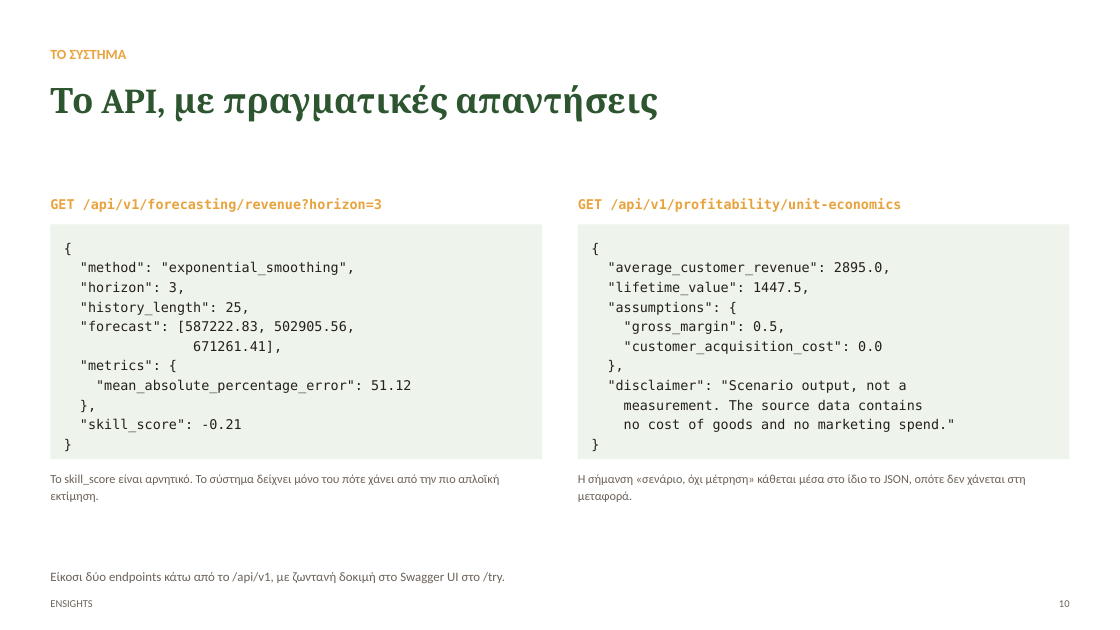
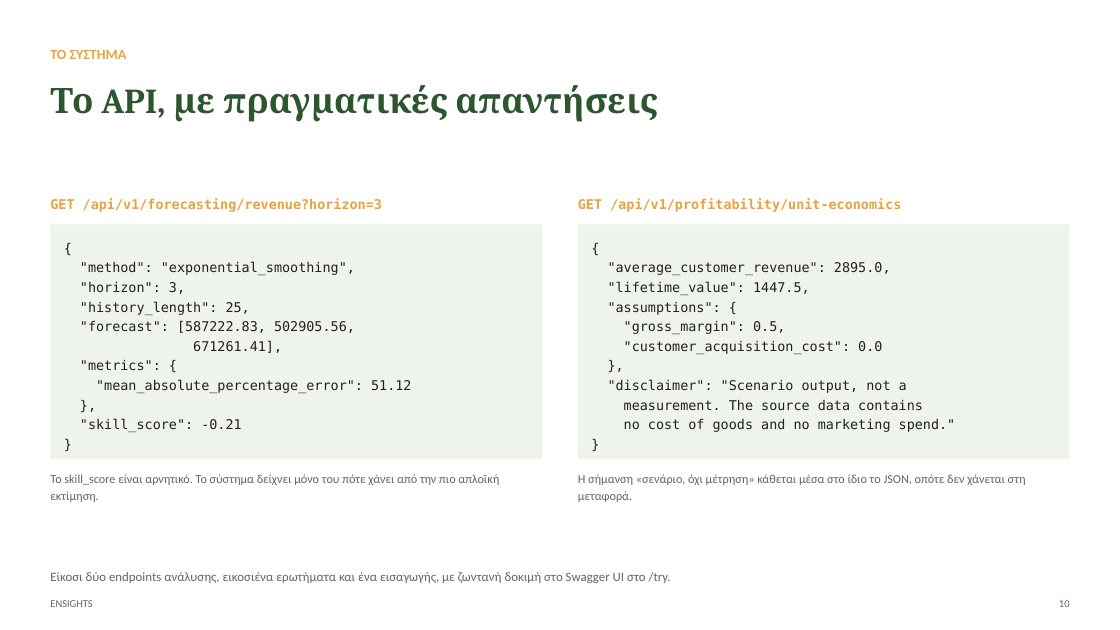
Before and after one commit to xrhstosmour/ensights, a slide deck: slide 10 of documents/ensights-thesis-defense.pptx. Drawn at 1120x630 pixels with LibreOffice and Linux fonts; fonts in the diff are those of the drawing. Boxes give left, top, right and bottom in pixels: in the first picture for what was removed or moved away, otherwise in the second. Text is boxed around its words. In the diff, an @@ line names an element or a change of style, - is before the commit and + after.

Commit message:
Say what the twenty two endpoints actually are

```diff
--- a/documents/ensights-thesis-defense.pptx
+++ b/documents/ensights-thesis-defense.pptx
@@ text at box(50, 572, 671, 583): text changed @@
-Είκοσι δύο endpoints κάτω από το /api/v1, με ζωντανή δοκιμή στο Swagger UI στο /try.
+Είκοσι δύο endpoints ανάλυσης, εικοσιένα ερωτήματα και ένα εισαγωγής, με ζωντανή δοκιμή στο Swagger UI στο /try.
```
Also in this commit, not shown: 2 other files.
